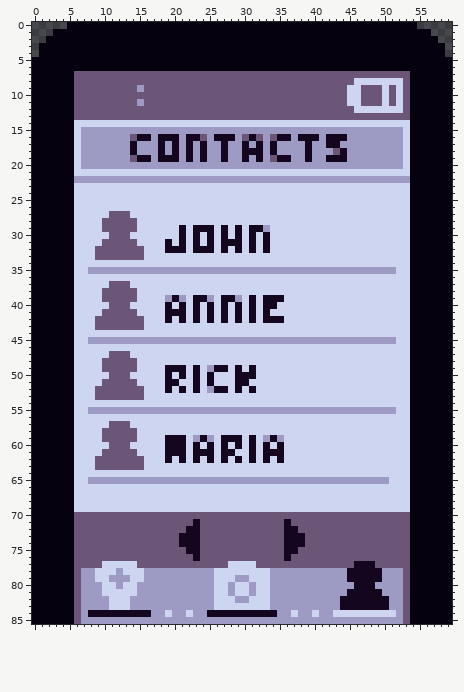
Two versions of one sprite sheet, android/assets/graphics/mobile/phonebook_1.png. Above, as it was before the edit.
The file is 60x86 pixels.
And afterwards:
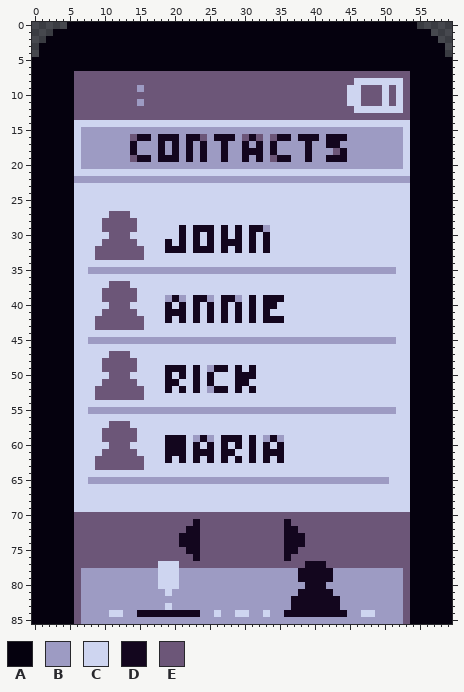
Palette (. is transparent): A #05010e  B #9d9bc3  C #ced5f0  D #13061e  E #6c5678
Edits made:
Changed rows in their new state; - is an unchanged pixel.
first column x 8:
77 --EEEEE---CCC-------EEEE-------DDD----EEE---
78 -BBB-BBB--CCC-----BBBBBBBB----DDDDD--BBBBB--
79 -BB---BB--CCC-----BBB--BBB----DDDDD--BBBBB--
80 --BB-BB---CCC-----BB-BB-BB-----DDD----BBB---
81 --BBBBB----C------BB-BB-BB----DDDDD--BBBBB--
82 ---BBB------------BBB--BBB---DDDDDDDBBBBBBB-
83 ---BBB-----C------BBBBBBBB---DDDDDDDBBBBBBB-
84 BBBCCBB--DDDDDDD-BCBBCCBBCB-DDDDDDDDDBB--BBB
Where, in picture pixels (left, top, right, bottom), the same in both pictures:
changed: (88, 561, 396, 617)
